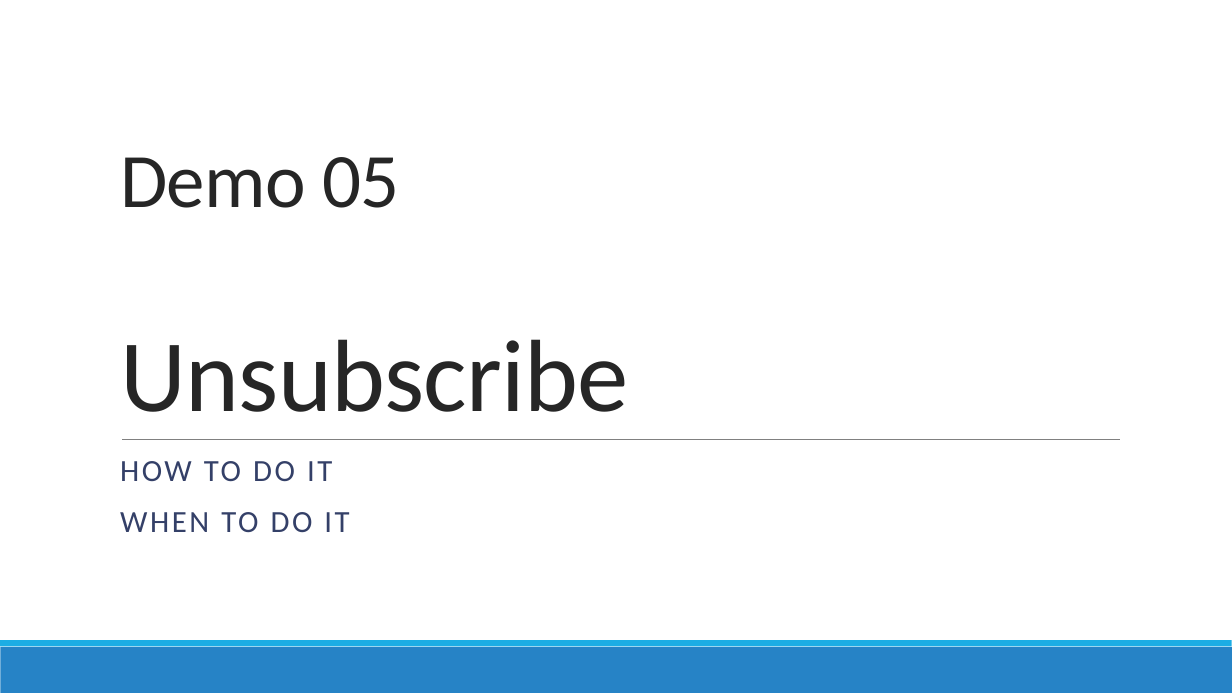
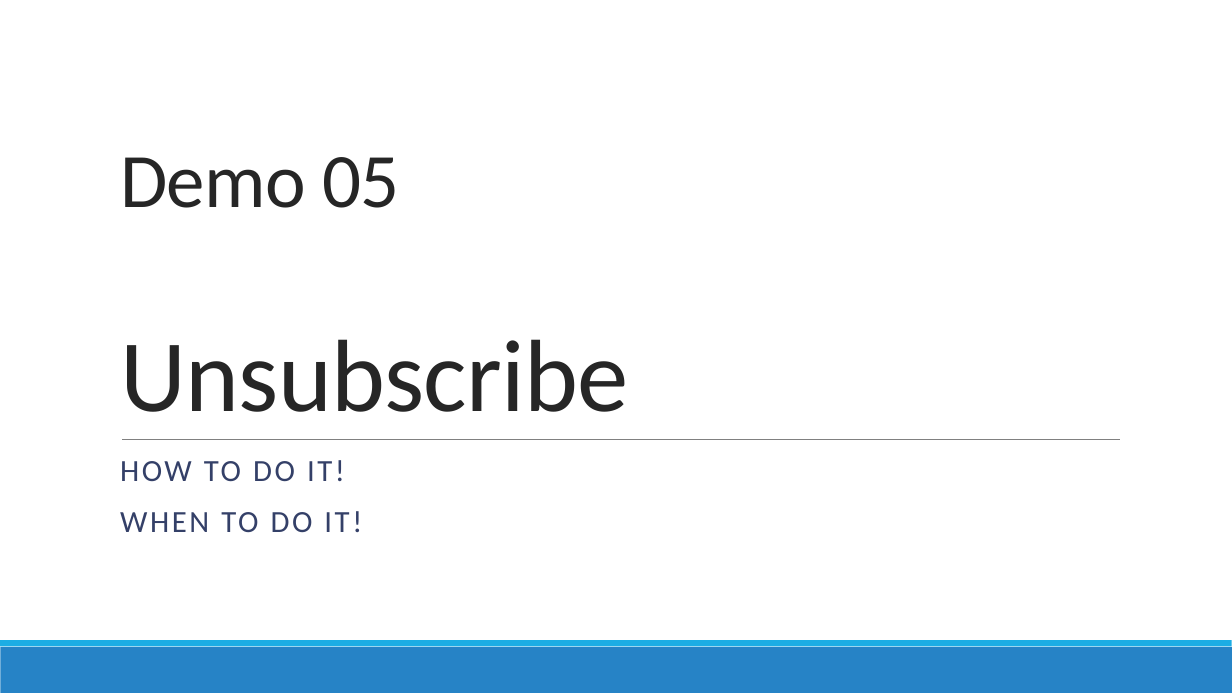
Before and after one commit to AGiorgetti/rxjs101, a slide deck: slide 18 of ReactiveProgramming_RxJS.pptx. Drawn at 1232x693 pixels with LibreOffice and Linux fonts; fonts in the diff are those of the drawing. Boxes give left, top, right and bottom in pixels: in the first picture for what was removed or moved away, otherwise in the second. Text is boxed around its words. In the diff, an @@ line names an element or a change of style, - is before the commit and + after.

```diff
--- a/ReactiveProgramming_RxJS.pptx
+++ b/ReactiveProgramming_RxJS.pptx
@@ text at (x1=120, y1=460, x2=362, y2=532): text changed @@
-HOW TO DO IT
-WHEN TO DO IT
+HOW TO DO IT!
+WHEN TO DO IT!
```
Also in this commit, not shown: 10 other slides changed, 6 other files.
